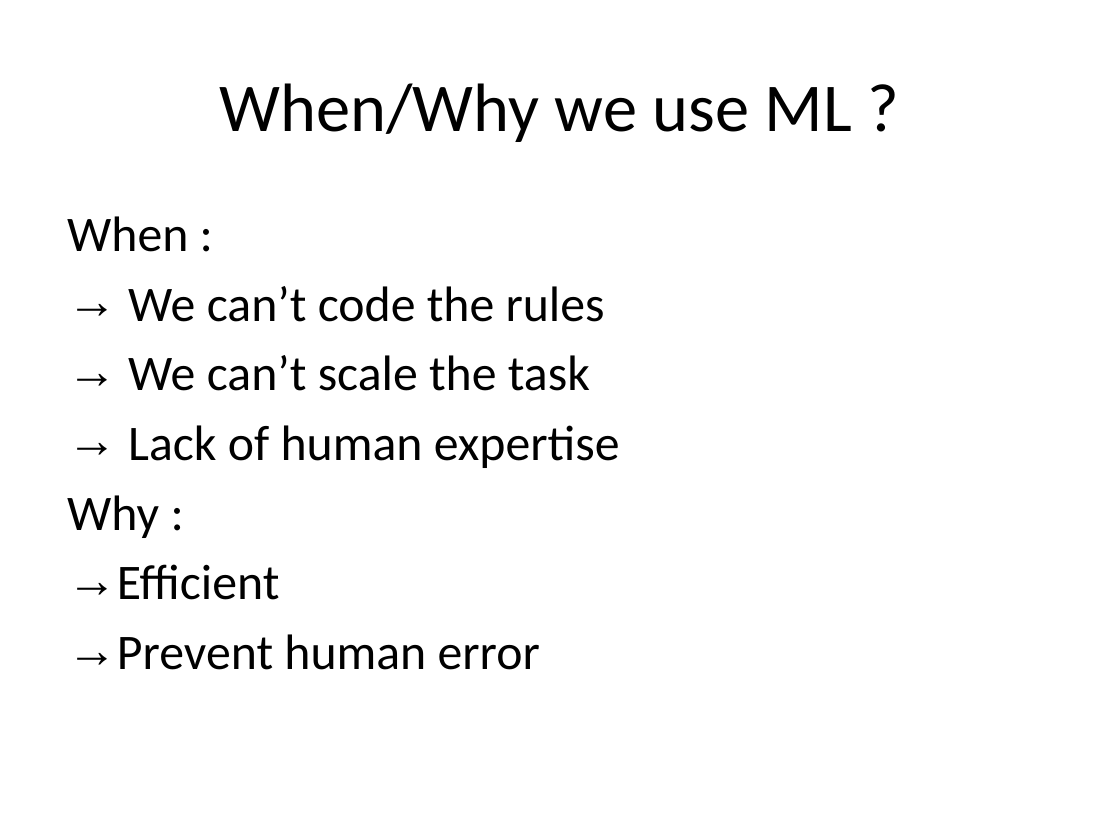
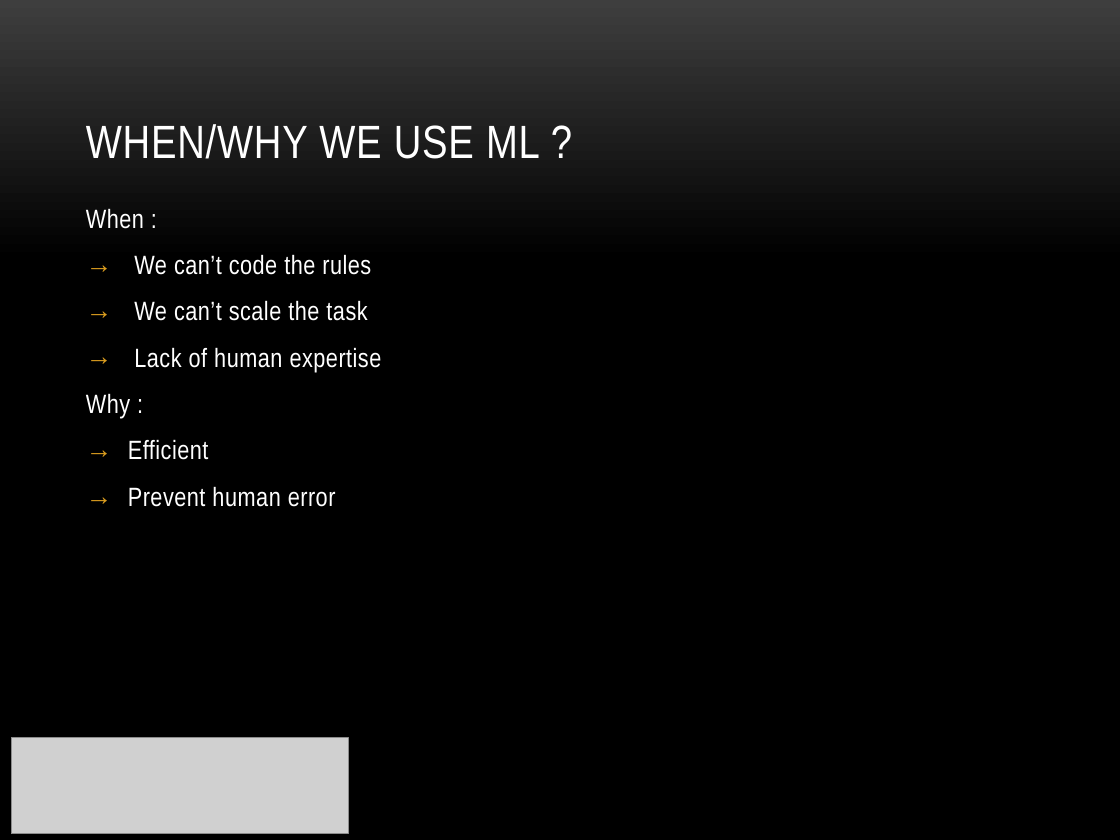
Before and after one commit to markus0708/Workshop_Python_-_ML, a slide deck: slide 20 of Part II Supervised_Learning/Introduction to Machine Learning.pptx. Drawn at 1120x840 pixels with LibreOffice and Linux fonts; fonts in the diff are those of the drawing; grey boxes stand for pictures; background and template pictures are left out. Boxes give left, top, right and bottom in pixels: in the first picture for what was removed or moved away, otherwise in the second. Text is boxed around its words. In the diff, an @@ line names an element or a change of style, - is before the commit and + after.

```diff
--- a/Part II Supervised_Learning/Introduction to Machine Learning.pptx
+++ b/Part II Supervised_Learning/Introduction to Machine Learning.pptx
@@ background #FFFFFF to picture (left out) @@
@@ title "WHEN/WHY WE USE ML ?" at box(86, 124, 540, 159): vertical alignment middle to bottom @@
@@ title at box(86, 124, 540, 159): text changed; size 44 to 30 pt; font Calibri to Arial Narrow; text colour #000000 to #FFFFFF @@
-When/Why we use ML ?
+WHEN/WHY WE USE ML ?
@@ text "When :": place and size @@
-text "When :" at box(67, 216, 620, 670)
+text "When :" at box(86, 208, 382, 507)
@@ text "When :" at box(86, 208, 382, 507): size 32 to 17 pt, font Calibri to Arial Narrow, text colour #000000 to #FFFFFF, letter spacing 0 to 0.3 pt; more space between paragraphs @@
@@ picture added at box(11, 737, 348, 833) @@
```
Also in this commit, not shown: 18 other slides changed, 5 slides added, 5 slides removed, 2 other files.
